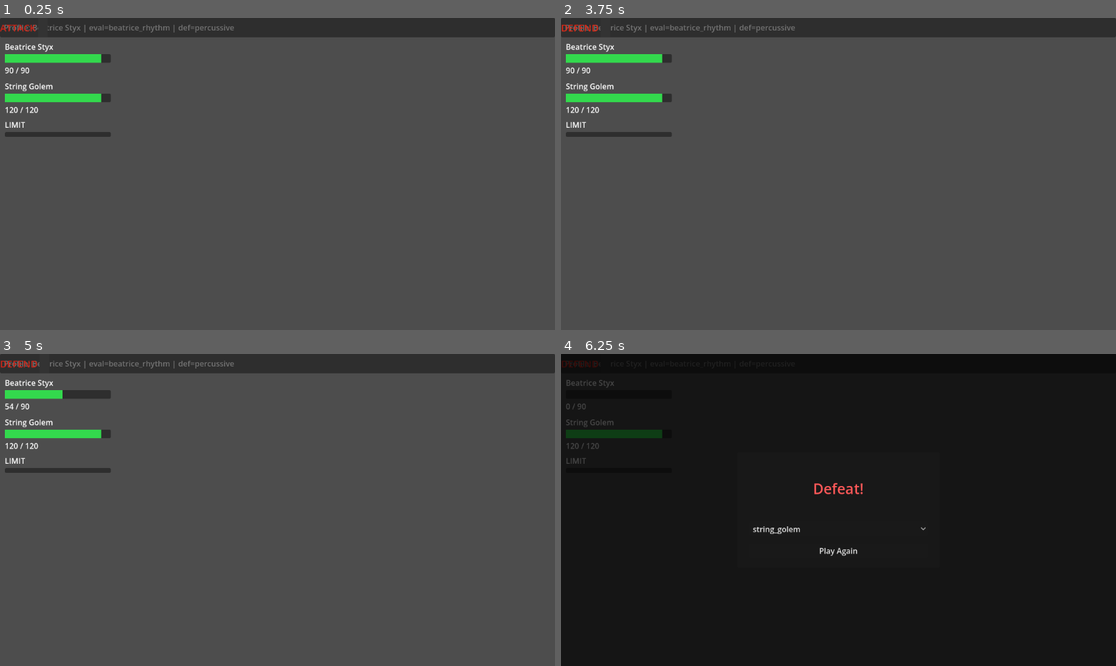
Above: before the commit, frames 1-4 (two rows, left to right).
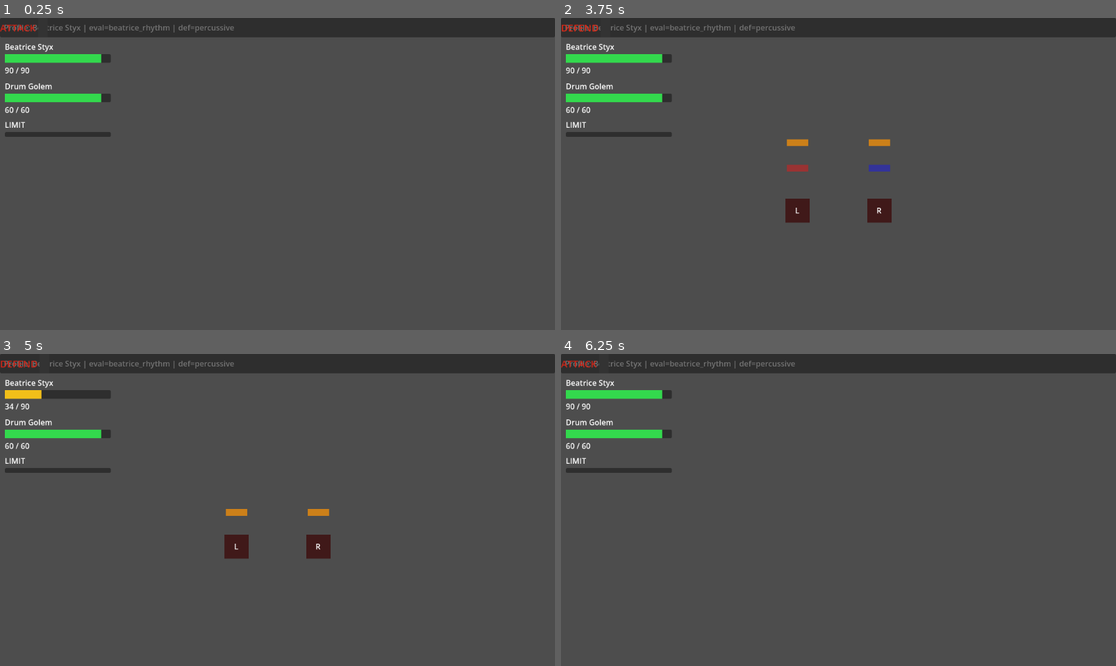
Above: after the commit, the same moments.

Repository: Parz1val1/rhythm-game-prototype
Game: Godot game, scene res://test_scene.tscn
Same seed, same stepped clock (60 frames per second), same inputs: the game is played once before the commit and once after it. Sound files missing from this copy of the repository are replaced by a short silence.
Inputs (mouse positions are in pixels of both pictures, inside the frame that each line leads up to):
- Up to frame 1 (0.25 s): no input
- Up to frame 2 (3.75 s): tap Enter at 0.5, 2, 3.5 s; hold Right (rhythm_right) 0.53-1.28 s; hold Space (limit_break) 0.53-1.28 s; hold Down (rhythm_down) 1.28-2.03 s; tap Space (limit_break) at 1.35, 2.85 s; hold Right (rhythm_right) 2.03-2.78 s; hold Space (limit_break) 2.03-2.78 s; hold Up (rhythm_up) 2.78-3.53 s; hold Left (rhythm_left) from 3.53 s (still down); hold Space (limit_break) from 3.53 s (still down)
- Up to frame 3 (5 s): keep holding Left (rhythm_left); release Space (limit_break) at 4.28 s; tap Space (limit_break) at 4.35 s
- Up to frame 4 (6.25 s): release Left (rhythm_left) at 5.03 s; hold Down (rhythm_down) 5.03-5.75 s; hold Space (limit_break) 5.03-5.75 s; click (838, 550) at 5.75 s, where only the run after the commit has a clickable "Play Again"

The runs differ from the first frame. In frame 1, 0.2% of the frame differs, in the area x 0-10%, y 20-31%; in frame 2, 1.2%; in frame 3, 1.3%; in frame 4, 100%, in the area x 0-100%, y 0-100%.

Commit message:
fix bux with Beatrice

Diff:
--- a/autoloads/rhythm_input.gd
+++ b/autoloads/rhythm_input.gd
@@ -41,12 +41,12 @@
 # --- Public API ---
 
 func score_timing(abs_offset_ms: float) -> StringName:
-    if abs_offset_ms <= perfect_ms:
-        return &"perfect"
-    elif abs_offset_ms <= good_ms:
-        return &"good"
-    else:
-        return &"miss"
+	if abs_offset_ms <= perfect_ms:
+		return &"perfect"
+	elif abs_offset_ms <= good_ms:
+		return &"good"
+	else:
+		return &"miss"
 
 ## Add a note to the scoring queue.
 ## due_time_ms: wall-clock timestamp when the note is ideally due (used for expiry).
@@ -56,140 +56,145 @@
 ## Returns true if the note was newly added, false if it was already active
 ## (duplicate-prevention so half_beat pre-injection and beat fallback can coexist).
 func add_note(note: NoteData, due_time_ms: int = 0) -> bool:
-    for an in _active:
-        if an.note == note:
-            return false   # already queued; caller can log a fallback if needed
-    var now := Time.get_ticks_msec()
-    _active.append(ActiveNote.new(note, now, due_time_ms if due_time_ms > 0 else now))
-    return true
+	for an in _active:
+		if an.note == note:
+			return false   # already queued; caller can log a fallback if needed
+	var now := Time.get_ticks_msec()
+	_active.append(ActiveNote.new(note, now, due_time_ms if due_time_ms > 0 else now))
+	return true
 
 func clear_notes() -> void:
-    if _active.size() > 0:
-        DebugLog.timing("[CLEAR  ] flushed %d active note(s)" % _active.size())
-    _active.clear()
+	if _active.size() > 0:
+		DebugLog.timing("[CLEAR  ] flushed %d active note(s)" % _active.size())
+	_active.clear()
 
 # --- Profile API ---
 
 ## Set the active CharacterInputProfile. Pass null to remove the filter.
 ## valid_inputs = [] means "accept all" (same as no profile).
 func set_active_profile(profile) -> void:
-    _active_profile = profile
-    _chord_buffer.clear()
+	_active_profile = profile
+	_chord_buffer.clear()
 
 ## Remove the active profile, restoring default (all inputs accepted) behavior.
 func clear_profile() -> void:
-    _active_profile = null
-    _chord_buffer.clear()
+	_active_profile = null
+	_chord_buffer.clear()
 
 ## Returns true if the given direction is allowed by the active profile.
 ## When no profile is set, or valid_inputs is empty, all directions are allowed.
 func is_input_allowed(direction: StringName) -> bool:
-    if _active_profile == null:
-        return true
-    var vi: Array = _active_profile.valid_inputs
-    if vi.is_empty():
-        return true
-    return direction in vi
+	if _active_profile == null:
+		return true
+	var vi: Array = _active_profile.valid_inputs
+	if vi.is_empty():
+		return true
+	return direction in vi
 
 # --- Input handling ---
 
 func _unhandled_input(event: InputEvent) -> void:
-    var direction := _get_direction(event)
-    if direction == &"":
-        return
-
-    # Profile filtering: drop inputs not in the active profile's valid_inputs.
-    if not is_input_allowed(direction):
-        return
-
-    get_viewport().set_input_as_handled()
-
-    # Chord detection: record this press timestamp and check for matches.
-    if _active_profile != null and not _active_profile.chord_inputs.is_empty():
-        var now_ms: int = Time.get_ticks_msec()
-        _chord_buffer[direction] = now_ms
-        # Remove stale entries outside the chord window.
-        var window: float = _active_profile.chord_window_ms
-        for key in _chord_buffer.keys():
-            if float(now_ms - _chord_buffer[key]) > window:
-                _chord_buffer.erase(key)
-        # Check if the current buffer matches any defined chord.
-        for ci in range(_active_profile.chord_inputs.size()):
-            var chord_def: Array = _active_profile.chord_inputs[ci]
-            var matched: bool = true
-            for required in chord_def:
-                if required not in _chord_buffer:
-                    matched = false
-                    break
-            if matched:
-                # Output name: use chord_names[ci] if defined, else auto-generate.
-                var chord_name: StringName
-                if ci < _active_profile.chord_names.size() and _active_profile.chord_names[ci] != &"":
-                    chord_name = _active_profile.chord_names[ci]
-                else:
-                    chord_name = StringName("+".join(chord_def))
-                var chord_offset: float = BeatClock.get_offset_ms()
-                var chord_score: StringName = score_timing(abs(chord_offset))
-                _chord_buffer.clear()
-                # Try to consume a targeted note matching the chord output name.
-                var note_consumed: bool = false
-                for i in range(_active.size() - 1, -1, -1):
-                    var an = _active[i]
-                    if an.note.mode == &"targeted" and StringName(an.note.direction) == chord_name:
-                        _active.remove_at(i)
-                        note_consumed = true
-                        break
-                # Emit via input_scored (defence handler) AND input_chord (evaluator/UI).
-                input_scored.emit(chord_name, chord_score, chord_offset, note_consumed)
-                input_chord.emit(chord_name, chord_score)
-                return
-
-    var offset_ms: float = BeatClock.get_offset_ms()
-    var abs_offset: float = abs(offset_ms)
-
-    # Targeted note takes priority — search in reverse for safe removal.
-    for i in range(_active.size() - 1, -1, -1):
-        var an = _active[i]
-        if an.note.mode == &"targeted" and an.note.direction == direction:
-            var score: StringName = score_timing(abs_offset)
-            _active.remove_at(i)
-            input_scored.emit(direction, score, offset_ms, true)
-            return
-
-    # Free-form fallthrough — no matching targeted note active.
-    var score: StringName = score_timing(abs_offset)
-    input_scored.emit(direction, score, offset_ms, false)
+	var direction := _get_direction(event)
+	if direction == &"":
+		return
+
+	# Profile filtering: drop inputs not in the active profile's valid_inputs.
+	if not is_input_allowed(direction):
+		return
+
+	get_viewport().set_input_as_handled()
+
+	# Chord detection: record this press timestamp and check for matches.
+	if _active_profile != null and not _active_profile.chord_inputs.is_empty():
+		var now_ms: int = Time.get_ticks_msec()
+		_chord_buffer[direction] = now_ms
+		# Remove stale entries outside the chord window.
+		var window: float = _active_profile.chord_window_ms
+		for key in _chord_buffer.keys():
+			if float(now_ms - _chord_buffer[key]) > window:
+				_chord_buffer.erase(key)
+		# Check if the current buffer matches any defined chord.
+		for ci in range(_active_profile.chord_inputs.size()):
+			var chord_def: Array = _active_profile.chord_inputs[ci]
+			var matched: bool = true
+			for required in chord_def:
+				if required not in _chord_buffer:
+					matched = false
+					break
+			if matched:
+				# Output name: use chord_names[ci] if defined, else auto-generate.
+				var chord_name: StringName
+				if ci < _active_profile.chord_names.size() and _active_profile.chord_names[ci] != &"":
+					chord_name = _active_profile.chord_names[ci]
+				else:
+					chord_name = StringName("+".join(chord_def))
+				var chord_offset: float = BeatClock.get_offset_ms()
+				var chord_score: StringName = score_timing(abs(chord_offset))
+				_chord_buffer.clear()
+				# Try to consume a targeted note matching the chord output name.
+				var note_consumed: bool = false
+				for i in range(_active.size() - 1, -1, -1):
+					var an = _active[i]
+					if an.note.mode == &"targeted" and StringName(an.note.direction) == chord_name:
+						_active.remove_at(i)
+						note_consumed = true
+						break
+				# Emit via input_scored (defence handler) AND input_chord (evaluator/UI).
+				input_scored.emit(chord_name, chord_score, chord_offset, note_consumed)
+				input_chord.emit(chord_name, chord_score)
+				return
+
+	var offset_ms: float = BeatClock.get_offset_ms()
+	var abs_offset: float = abs(offset_ms)
+
+	# Targeted note takes priority — search in reverse for safe removal.
+	for i in range(_active.size() - 1, -1, -1):
+		var an = _active[i]
+		if an.note.mode == &"targeted" and an.note.direction == direction:
+			var score: StringName = score_timing(abs_offset)
+			_active.remove_at(i)
+			input_scored.emit(direction, score, offset_ms, true)
+			return
+
+	# Free-form fallthrough — no matching targeted note active.
+	var score: StringName = score_timing(abs_offset)
+	input_scored.emit(direction, score, offset_ms, false)
 
 # --- Note expiry ---
 
 func _process(_delta: float) -> void:
-    var now: int = Time.get_ticks_msec()
-    for i in range(_active.size() - 1, -1, -1):
-        var an = _active[i]
-        if an.note.mode != &"targeted":
-            continue
-        # Use due_time_ms so expiry is anchored to the beat moment,
-        # not to when the note was injected (which may be earlier via half_beat).
-        var age_ms: float = float(now - an.due_time_ms)
-        if age_ms > good_ms:
-            var expired: NoteData = an.note
-            _active.remove_at(i)
-            note_missed.emit(expired)
+	var now: int = Time.get_ticks_msec()
+	# Collect expired notes before emitting any signals.
+	# Emitting note_missed inside the loop is unsafe: a signal handler can call
+	# clear_notes() (via teardown on combat_lost), which clears _active mid-loop
+	# and causes out-of-bounds access on the next iteration.
+	var expired: Array = []
+	for i in range(_active.size() - 1, -1, -1):
+		var an = _active[i]
+		if an.note.mode != &"targeted":
+			continue
+		var age_ms: float = float(now - an.due_time_ms)
+		if age_ms > good_ms:
+			expired.append(an.note)
+			_active.remove_at(i)
+	# Emit after the loop so signal handlers can safely modify _active.
+	for note in expired:
+		note_missed.emit(note)
 
 # --- Helpers ---
 
 func _get_direction(event: InputEvent) -> StringName:
-    # When a profile is active and has valid_inputs, check only those actions.
-    # This allows arbitrary input action names (e.g. drum_left) without modifying
-    # the hardcoded default list below.
-    if _active_profile != null and not _active_profile.valid_inputs.is_empty():
-        for action in _active_profile.valid_inputs:
-            if event.is_action_pressed(action):
-                return action
-        return &""
-    # Default: standard 4-direction rhythm actions.
-    if event.is_action_pressed(&"rhythm_up"):    return &"up"
-    if event.is_action_pressed(&"rhythm_down"):  return &"down"
-    if event.is_action_pressed(&"rhythm_left"):  return &"left"
-    if event.is_action_pressed(&"rhythm_right"): return &"right"
-    return &""
+	# When a profile is active and has valid_inputs, check only those actions.
+	# This allows arbitrary input action names (e.g. drum_left) without modifying
+	# the hardcoded default list below.
+	if _active_profile != null and not _active_profile.valid_inputs.is_empty():
+		for action in _active_profile.valid_inputs:
+			if event.is_action_pressed(action):
+				return action
+		return &""
+	# Default: standard 4-direction rhythm actions.
+	if event.is_action_pressed(&"rhythm_up"):    return &"up"
+	if event.is_action_pressed(&"rhythm_down"):  return &"down"
+	if event.is_action_pressed(&"rhythm_left"):  return &"left"
+	if event.is_action_pressed(&"rhythm_right"): return &"right"
+	return &""
--- a/encounters/drum_golem.tres
+++ b/encounters/drum_golem.tres
@@ -1,12 +1,11 @@
-[gd_resource type="Resource" script_class="EncounterDefinition" format=3]
+[gd_resource type="Resource" script_class="EncounterDefinition" format=3 uid="uid://dg5jb3uwcdfhs"]
 
-[ext_resource type="Script" path="res://characters/enemy_data.gd" id="1_dgolem"]
-[ext_resource type="Script" path="res://rhythm_engine/note_data.gd" id="2_dgolem"]
-[ext_resource type="Script" path="res://encounters/encounter_definition.gd" id="3_dgolem"]
+[ext_resource type="Script" uid="uid://c0mi14cj67sd6" path="res://characters/enemy_data.gd" id="1_dgolem"]
+[ext_resource type="Script" uid="uid://ddllbrpmtkdl2" path="res://rhythm_engine/note_data.gd" id="2_dgolem"]
+[ext_resource type="Script" uid="uid://b12s3kg8vvvou" path="res://encounters/encounter_definition.gd" id="3_dgolem"]
 
 [sub_resource type="Resource" id="Note_0"]
 script = ExtResource("2_dgolem")
-beat_offset = 0.0
 direction = "drum_left"
 mode = "targeted"
 
@@ -52,7 +51,6 @@
 max_hp = 60
 hp = 60
 attack_power = 14
-phase_length = 4
 pattern = Array[ExtResource("2_dgolem")]([SubResource("Note_0"), SubResource("Note_1"), SubResource("Note_2"), SubResource("Note_3"), SubResource("Note_4"), SubResource("Note_5"), SubResource("Note_6")])
 
 [resource]
--- a/test_scene.tscn
+++ b/test_scene.tscn
@@ -1,8 +1,9 @@
 [gd_scene format=3 uid="uid://cp6fvth1pmh50"]
 
 [ext_resource type="Script" uid="uid://doiug066vs7ax" path="res://test_scene.gd" id="1"]
-[ext_resource type="Resource" path="res://encounters/string_golem.tres" id="2_8pr8v"]
+[ext_resource type="Resource" path="res://characters/beatrice_profile.tres" id="2_buypi"]
 [ext_resource type="AudioStream" uid="uid://cayshwva0vr5i" path="res://audio/fassounds-escape-your-love-upbeat-fashion-pop-dance-412230.mp3" id="2_ia1lp"]
+[ext_resource type="Resource" path="res://encounters/drum_golem.tres" id="3_buypi"]
 [ext_resource type="PackedScene" path="res://combat/combat_ui.tscn" id="3_combatui"]
 [ext_resource type="PackedScene" path="res://combat/note_lane.tscn" id="4_noteln"]
 [ext_resource type="PackedScene" path="res://combat/audio_feedback.tscn" id="5_audiofb"]
@@ -10,7 +11,13 @@
 
 [node name="TestScene" type="Node2D" unique_id=2070855162]
 script = ExtResource("1")
-encounter = ExtResource("2_8pr8v")
+active_profile = ExtResource("2_buypi")
+encounter = ExtResource("3_buypi")
+log_enabled = true
+log_beat_timing = true
+log_combat_events = true
+log_note_visuals = true
+log_audio_events = true
 
 [node name="AudioStreamPlayer" type="AudioStreamPlayer" parent="." unique_id=1811469649]
 stream = ExtResource("2_ia1lp")
Not shown: 1 places in default_bus_layout.tres that only renumber resources
